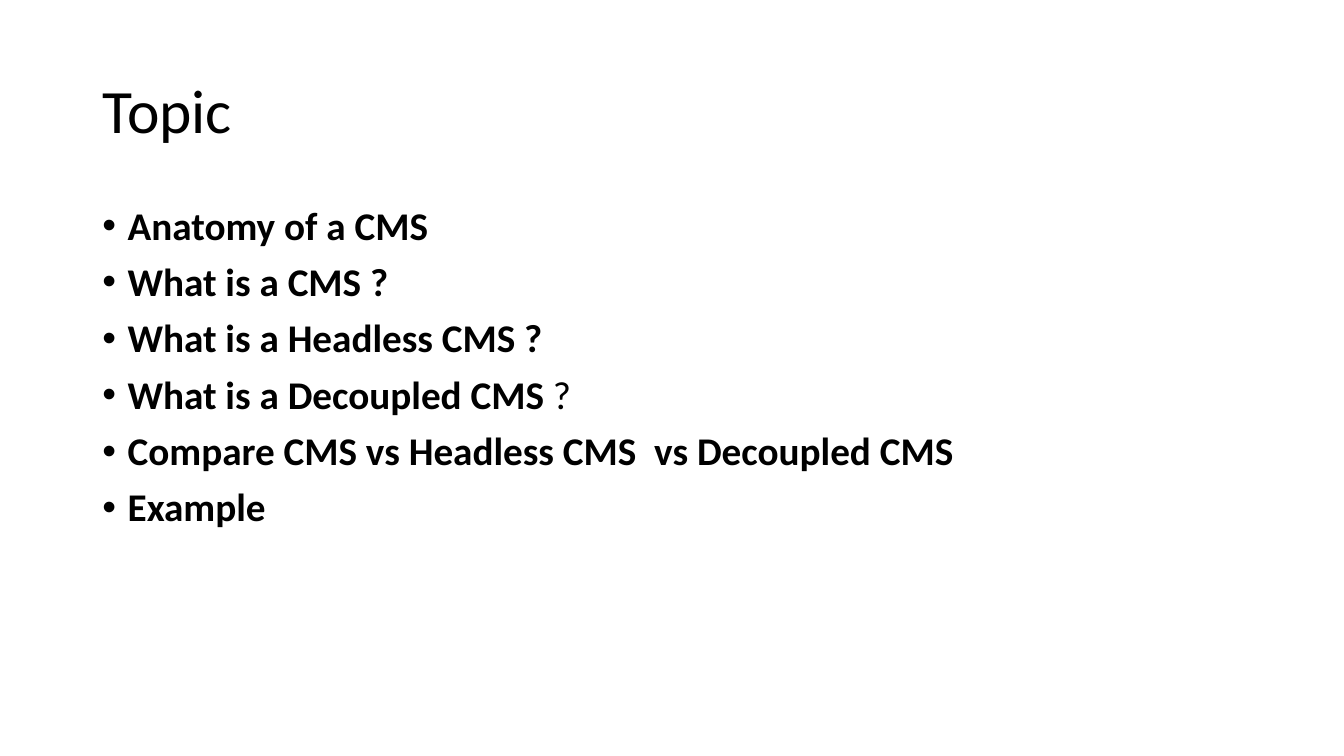
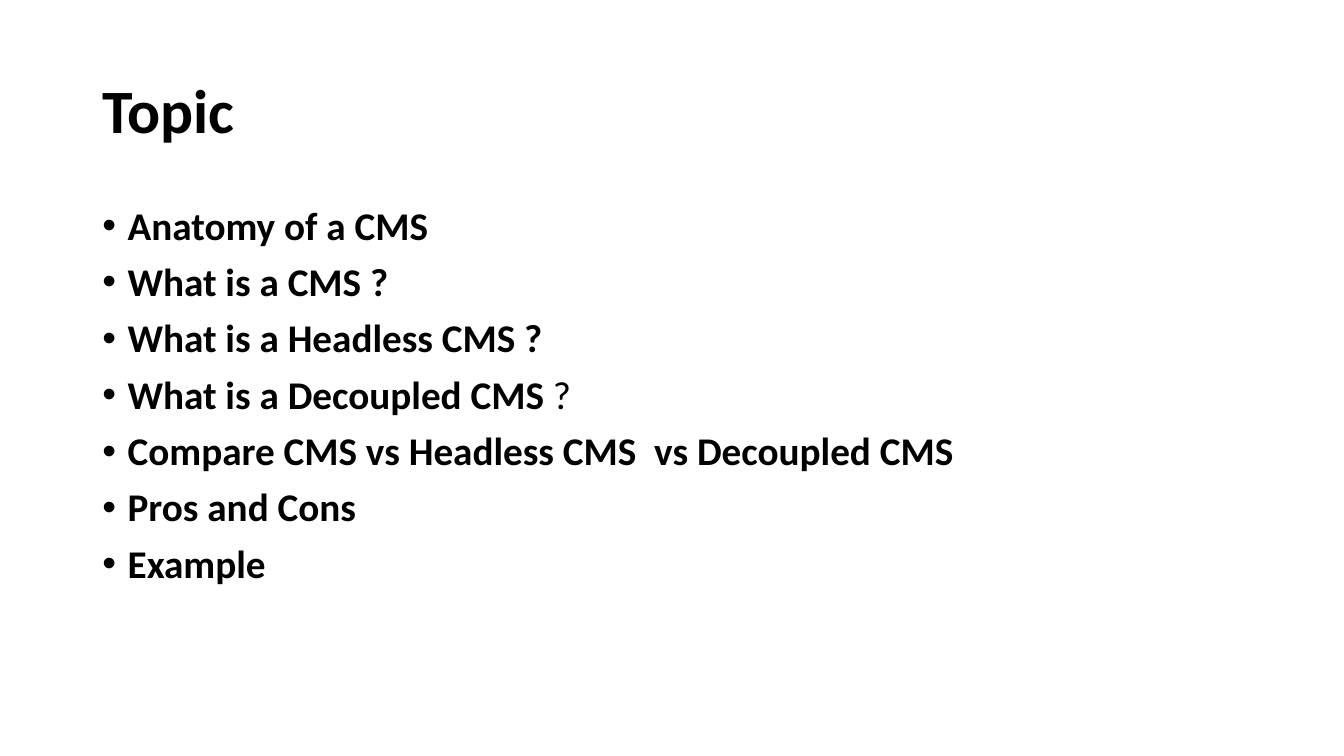
Before and after one commit to BunditSpace/headless-cms, a slide deck: slide 2 of Headless CMS.pptx. Drawn at 1344x756 pixels with LibreOffice and Linux fonts; fonts in the diff are those of the drawing. Boxes give left, top, right and bottom in pixels: in the first picture for what was removed or moved away, otherwise in the second. Text is boxed around its words. In the diff, an @@ line names an element or a change of style, - is before the commit and + after.

```diff
--- a/Headless CMS.pptx
+++ b/Headless CMS.pptx
@@ title "Topic" at (102, 89, 234, 143): bold on @@
@@ text at (128, 493, 356, 522): paragraph added @@
+• Pros and Cons
```
Also in this commit, not shown: 4 slides added, 1 other file.
